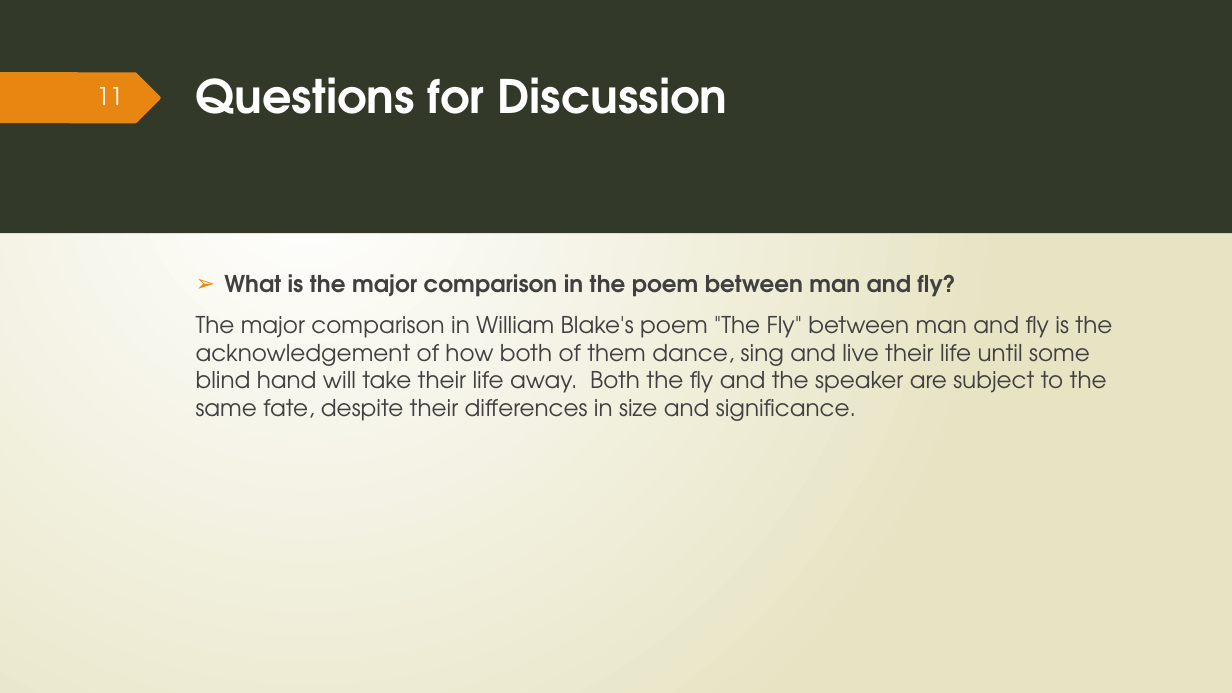
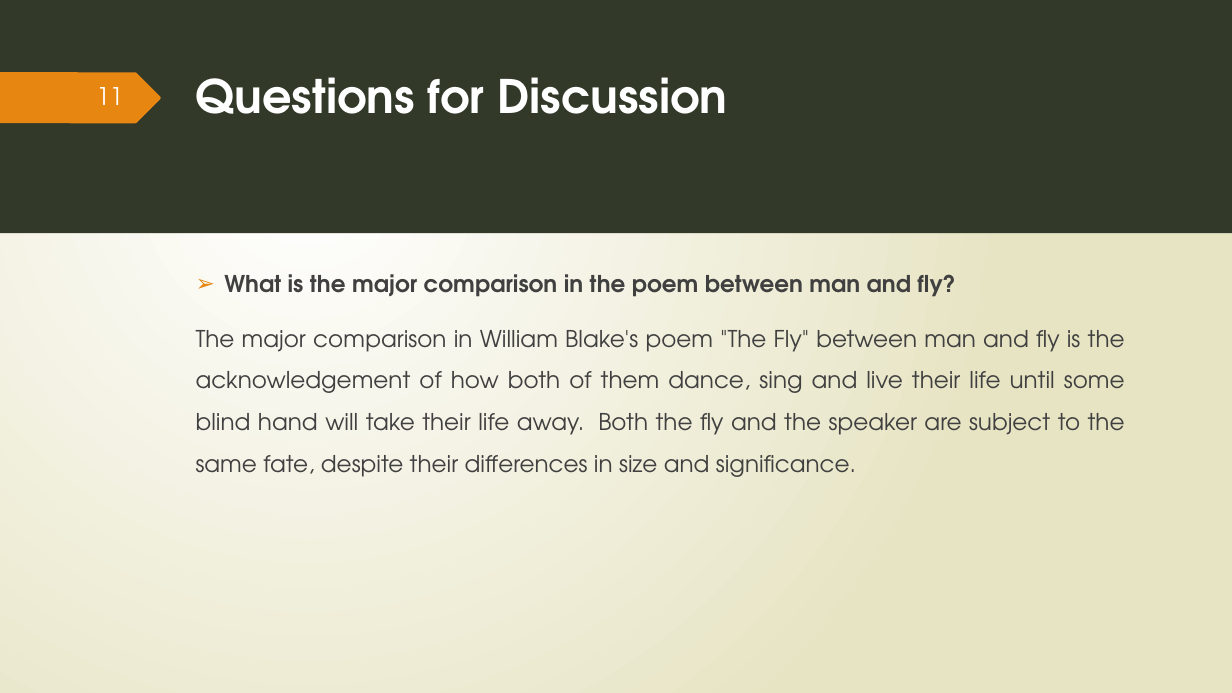
Before and after one commit to Sinmbf/BIM_Presentation, a slide deck: slide 11 of English/The Fly.pptx. Drawn at 1232x693 pixels with LibreOffice and Linux fonts; fonts in the diff are those of the drawing. Boxes give left, top, right and bottom in pixels: in the first picture for what was removed or moved away, otherwise in the second. Text is boxed around its words. In the diff, an @@ line names an element or a change of style, - is before the commit and + after.

```diff
--- a/English/The Fly.pptx
+++ b/English/The Fly.pptx
@@ text at [196, 330, 1125, 477]: alignment left to justified; line spacing 1 to 1.5 @@
```
Also in this commit, not shown: 11 other slides changed, 2 other files.
